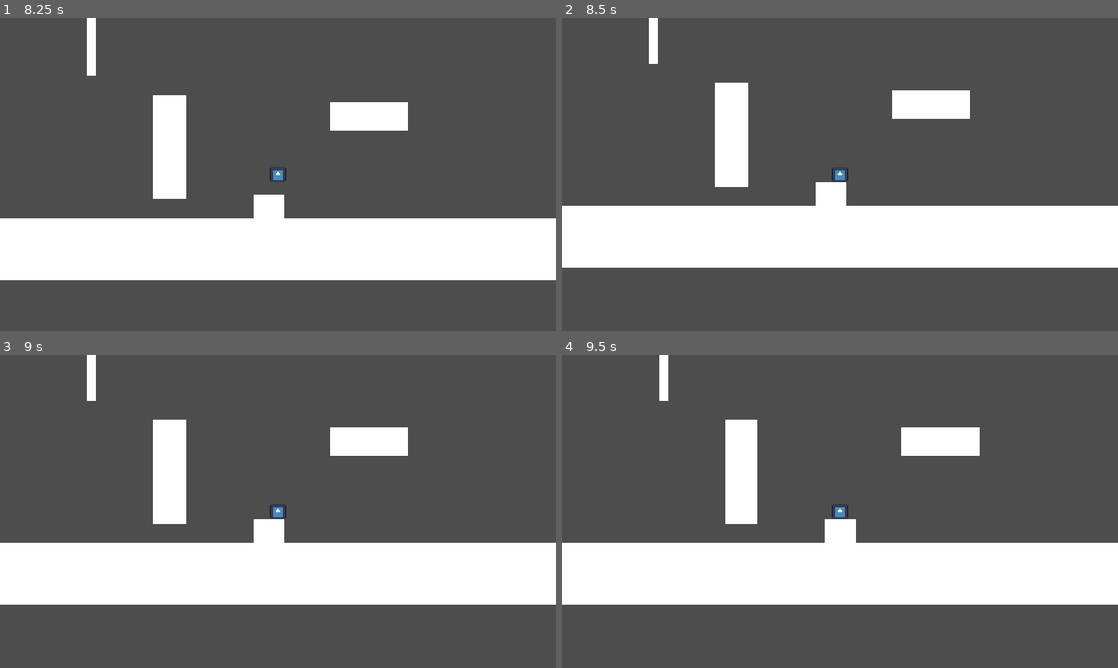
Above: before the commit, frames 1-4 (two rows, left to right).
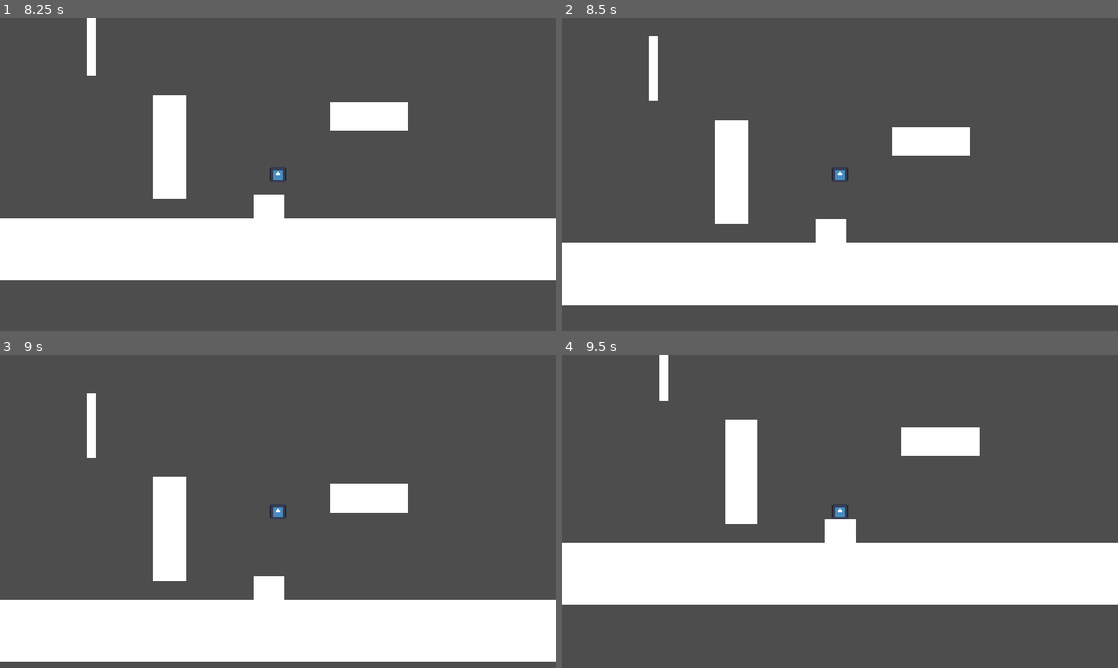
Above: after the commit, the same moments.

Repository: idi0cy/some-platformer
Game: Godot game, scene res://scenes/random_testing.tscn
Two runs of this game, one before a commit and one after it. Both use one fixed random seed, a clock stepped at 60 frames per second and the inputs below. The engine's default icon, where the game draws it, is replaced by a stand-in: a white triangle on a blue panel in a dark square.
Inputs (mouse positions are in pixels of both pictures, inside the frame that each line leads up to):
- Up to frame 1 (8.25 s): tap Enter at 0.5, 2.75, 6.5 s; move the mouse to (400, 158) at 0.52 s; hold Right 0.53-2.03 s; tap A (a) at 0.6, 4.55, 5.1 s; click (400, 158) at 0.67 s; tap Up at 0.77, 1.52, 3.02, 3.77, 4.52, 6.02, 6.77, 7.52 s; tap D (d) at 0.8, 1.35, 5.3, 5.85 s; tap Space (space) at 1.25, 3.05, 3.6, 5, 7.25, 7.55, 8.1 s; move the mouse to (166, 190) at 1.27 s; tap Shift (dash) at 1.55, 2.1, 6.05, 6.6 s; move the mouse to (333, 105) at 2.02 s; hold Left 2.03-2.78 s; hold S (s) 2.03-2.78 s; move the mouse to (250, 237) at 2.77 s; hold Right 2.78-4.28 s; tap S (s) at 2.85, 7.35 s; click (250, 237) at 2.92 s; move the mouse to (444, 221) at 3.52 s; tap W (w) at 3.8, 4.35 s; move the mouse to (111, 127) at 4.27 s; hold Left 4.28-5.03 s; move the mouse to (305, 174) at 5.02 s; hold Right 5.03-5.78 s; click (305, 174) at 5.17 s; move the mouse to (194, 96) at 5.77 s; hold Left 5.78-7.28 s; move the mouse to (400, 158) at 6.52 s; hold S (s) 6.53-7.28 s; move the mouse to (166, 190) at 7.27 s; hold Right from 7.28 s (still down); click (166, 190) at 7.42 s; move the mouse to (333, 105) at 8.02 s
- Up to frame 2 (8.5 s): keep holding Right; tap W (w) at 8.3 s
- Up to frame 3 (9 s): keep holding Right; move the mouse to (250, 574) at 8.77 s; tap W (w) at 8.85 s
- Up to frame 4 (9.5 s): keep holding Right; tap Up at 9.02 s; tap A (a) at 9.05 s

Frame 1 is identical in both runs. In frame 2, 27% of the frame differs, in the area x 0-100%, y 0-92%; in frame 3, 40%, in the area x 0-100%, y 0-98%; in frame 4, nothing differs.

Commit message:
coyote frames implemented

Diff:
--- a/crucible-of-achlyss/scenes/entities/player.tscn
+++ b/crucible-of-achlyss/scenes/entities/player.tscn
@@ -44,5 +44,13 @@
 [node name="outerCollision" type="CollisionShape2D" parent="outerDetection" unique_id=462287520]
 shape = SubResource("RectangleShape2D_08t41")
 
+[node name="coyoteFrames" type="Timer" parent="." unique_id=19113870]
+wait_time = 0.25
+one_shot = true
+
+[node name="inputBuffer" type="Timer" parent="." unique_id=1691522915]
+wait_time = 0.25
+one_shot = true
+
 [connection signal="body_entered" from="outerDetection" to="." method="_on_outer_detection_body_entered"]
 [connection signal="body_exited" from="outerDetection" to="." method="_on_outer_detection_body_exited"]
--- a/crucible-of-achlyss/scripts/entities/player.gd
+++ b/crucible-of-achlyss/scripts/entities/player.gd
@@ -4,6 +4,9 @@
 
 @onready var hitbox = get_node('hitbox')
 @onready var hurtbox = get_node('hurtbox')
+
+@onready var coyoteTimer = get_node('coyoteFrames')
+@onready var inputBuffer = get_node('inputBuffer')
 
 const UP = Vector2(0, -1)
 const speed = 300
@@ -15,8 +18,8 @@
 var sliding = false
 
 var coyoteDown = false
-var coyoteLeft = false
-var coyoteRight = false
+
+
 
 #endregion
 
@@ -32,9 +35,6 @@
 			availableDashes = 1
 
 	#region | Handling jumps
-	if (Input.is_action_just_pressed('space')) && !dashing:
-		if (is_on_floor()):
-			velocity.y -= 500
 	#endregion
 
 	#region | Handling dashes
@@ -78,7 +78,7 @@
 
 	#region | Sliding code
 
-	if coyoteDown && !dashing && Input.is_action_pressed('s'):
+	if is_on_floor() && !dashing && Input.is_action_pressed('s'):
 		if abs(velocity.x) < abs(velocity.y):
 			print(abs(velocity.y))
 		else:
@@ -86,7 +86,25 @@
 
 	#endregion
 
+	handleJumps()
+
 	move_and_slide()
+
+
+func handleJumps():
+	if is_on_floor():
+		coyoteTimer.start()
+	if Input.is_action_just_pressed('space'):
+		inputBuffer.start()
+
+	if !coyoteTimer.is_stopped() && !inputBuffer.is_stopped() && !dashing:
+		jump()
+		coyoteTimer.stop()
+		inputBuffer.stop()
+
+func jump():
+	velocity.y -= 500
+
 
 func _on_outer_detection_body_entered(body: Node2D) -> void:
 
